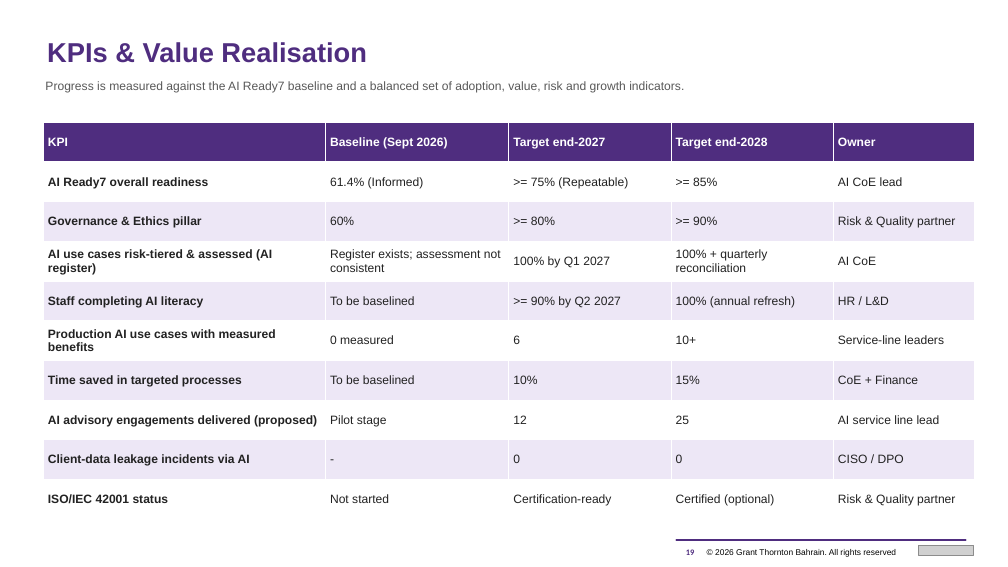
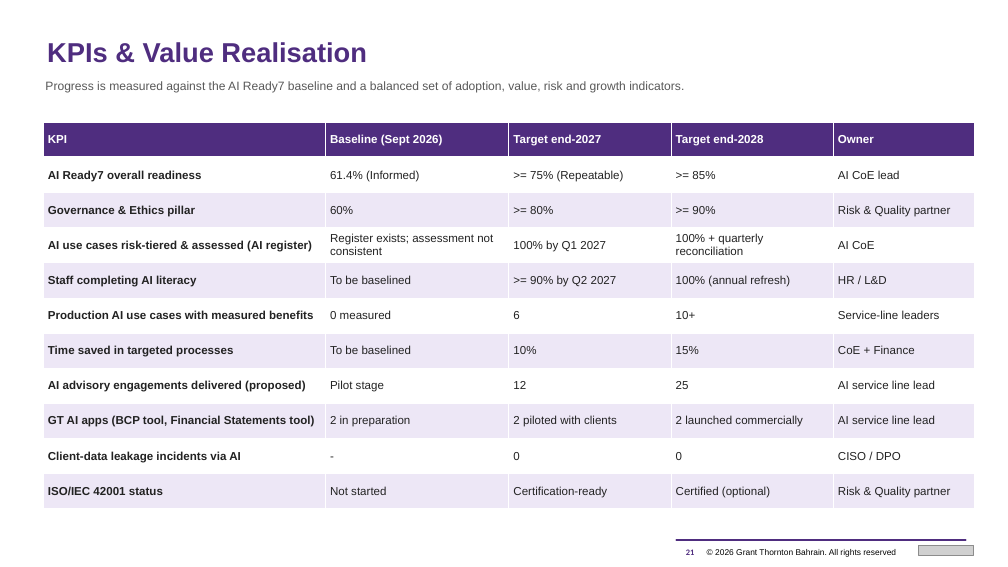
Before and after one commit to mahekdevangtrivedi-wq/GT-AI-Service-Line, a slide deck: slide 21 of 02_AI_Strategy_and_Roadmap/GT_Bahrain_AI_Strategy_and_Roadmap_2026-2028.pptx (slide 19 before the commit). Drawn at 1008x567 pixels with LibreOffice and Linux fonts; fonts in the diff are those of the drawing; grey boxes stand for pictures. Boxes give left, top, right and bottom in pixels: in the first picture for what was removed or moved away, otherwise in the second. Text is boxed around its words. In the diff, an @@ line names an element or a change of style, - is before the commit and + after.

```diff
--- a/02_AI_Strategy_and_Roadmap/GT_Bahrain_AI_Strategy_and_Roadmap_2026-2028.pptx
+++ b/02_AI_Strategy_and_Roadmap/GT_Bahrain_AI_Strategy_and_Roadmap_2026-2028.pptx
@@ table at box(43, 123, 975, 509) @@
+row 9: GT AI apps (BCP tool, Financial Statements tool) | 2 in preparation | 2 piloted with clients | 2 launched commercially | AI service line lead
```
Also in this commit, not shown: 13 other slides changed, 2 slides added, 25 other files.
